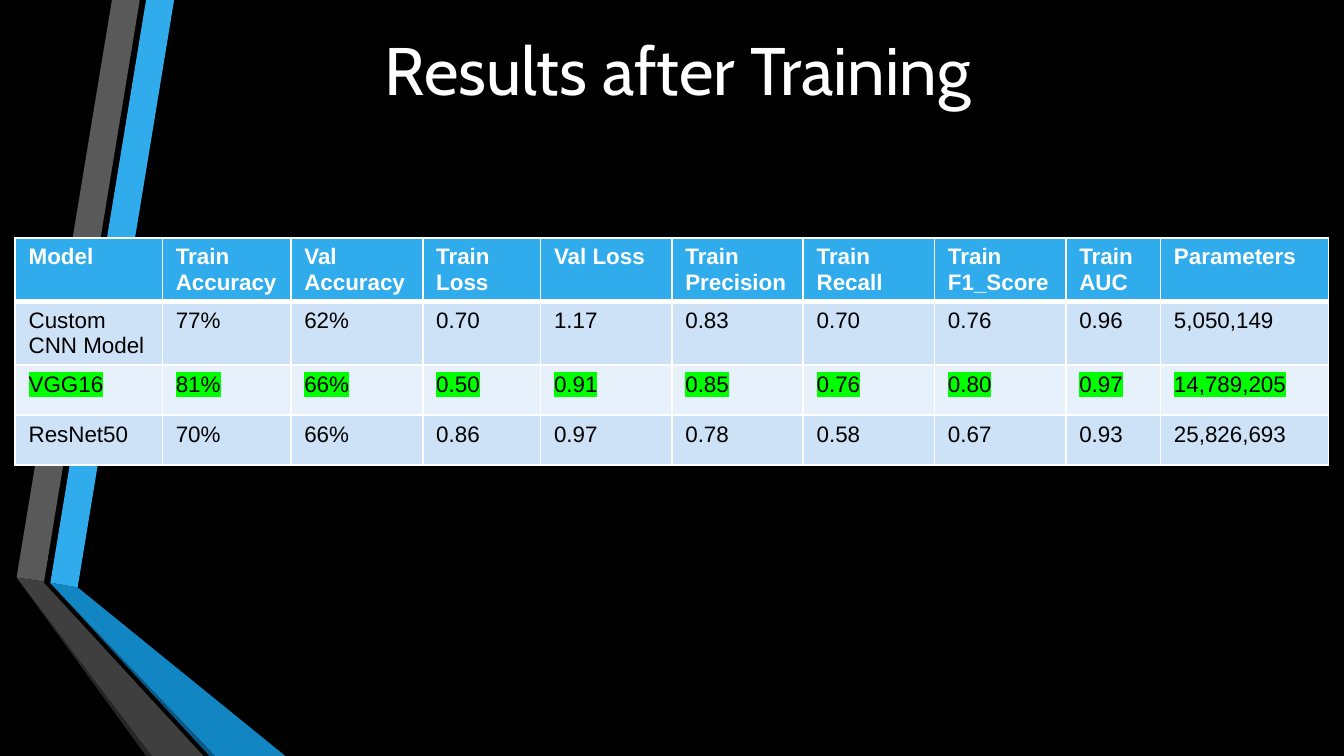
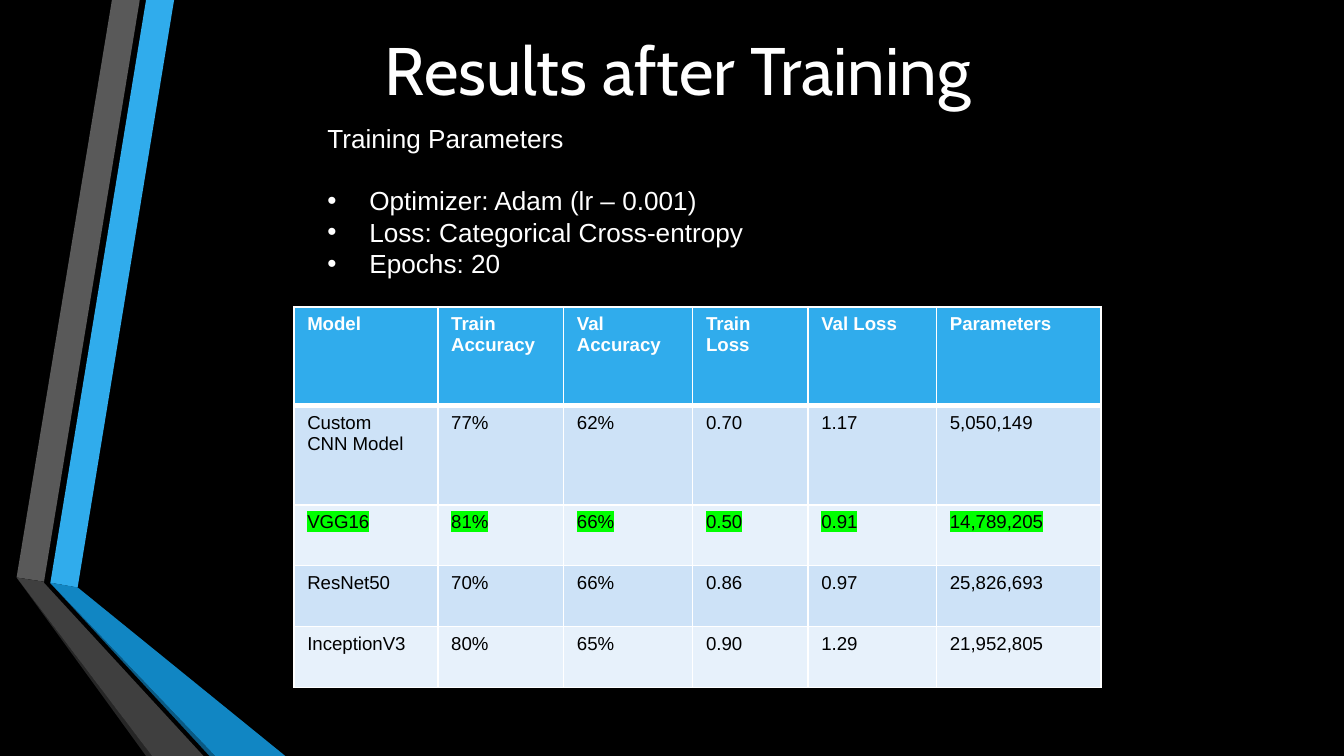
Before and after one commit to Girish-Rajani/Blindess_Detection_Deep_Learning, a slide deck: slide 10 of Blindness Detection Presentation.pptx. Drawn at 1344x756 pixels with LibreOffice and Linux fonts; fonts in the diff are those of the drawing. Boxes give left, top, right and bottom in pixels: in the first picture for what was removed or moved away, otherwise in the second. Text is boxed around its words. In the diff, an @@ line names an element or a change of style, - is before the commit and + after.

```diff
--- a/Blindness Detection Presentation.pptx
+++ b/Blindness Detection Presentation.pptx
@@ text added at [327, 129, 743, 279], 14 pt, text #FFFFFF @@
+Training Parameters
+• Optimizer: Adam (lr – 0.001)
+• Loss: Categorical Cross-entropy
+• Epochs: 20
@@ table at [294, 306, 1102, 687] @@
-Model | Train / Accuracy | Val Accuracy | Train Loss | Val Loss | Train / Precision | Train Recall | Train / F1_Score | Train AUC | Parameters
-Custom / CNN Model | 77% | 62% | 0.70 | 1.17 | 0.83 | 0.70 | 0.76 | 0.96 | 5,050,149
-VGG16 | 81% | 66% | 0.50 | 0.91 | 0.85 | 0.76 | 0.80 | 0.97 | 14,789,205
-ResNet50 | 70% | 66% | 0.86 | 0.97 | 0.78 | 0.58 | 0.67 | 0.93 | 25,826,693
+Model | Train / Accuracy | Val Accuracy | Train Loss | Val Loss | Parameters
+Custom / CNN Model | 77% | 62% | 0.70 | 1.17 | 5,050,149
+VGG16 | 81% | 66% | 0.50 | 0.91 | 14,789,205
+ResNet50 | 70% | 66% | 0.86 | 0.97 | 25,826,693
+InceptionV3 | 80% | 65% | 0.90 | 1.29 | 21,952,805
@@ table: place and size @@
-table at [15, 238, 1329, 472]
+table at [294, 306, 1102, 687]
```
Also in this commit, not shown: 2 other slides changed, 1 slide added.
